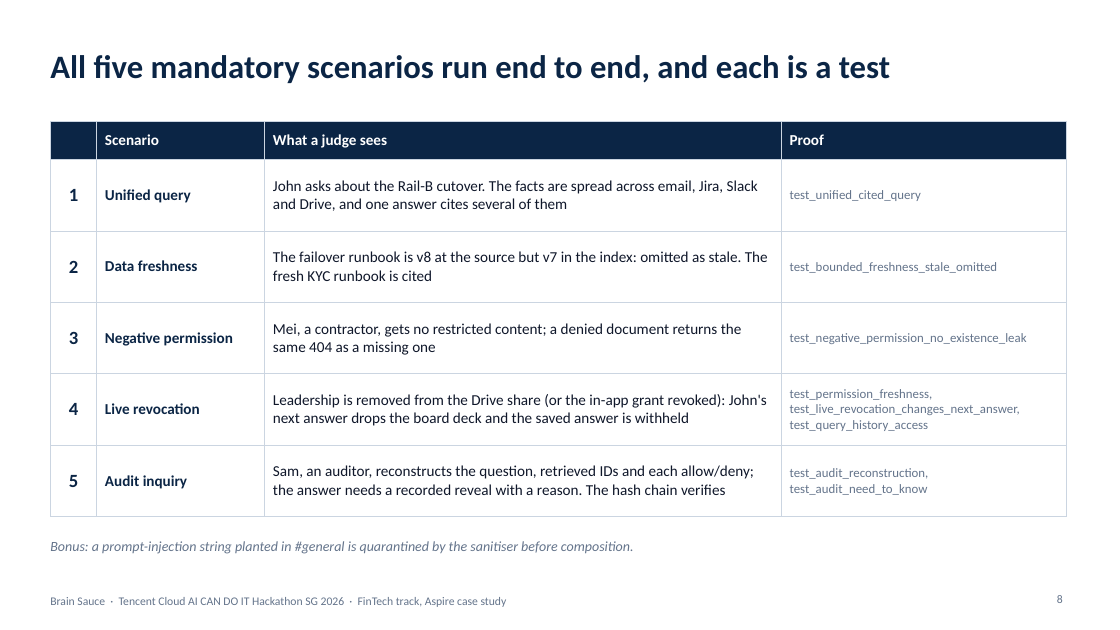
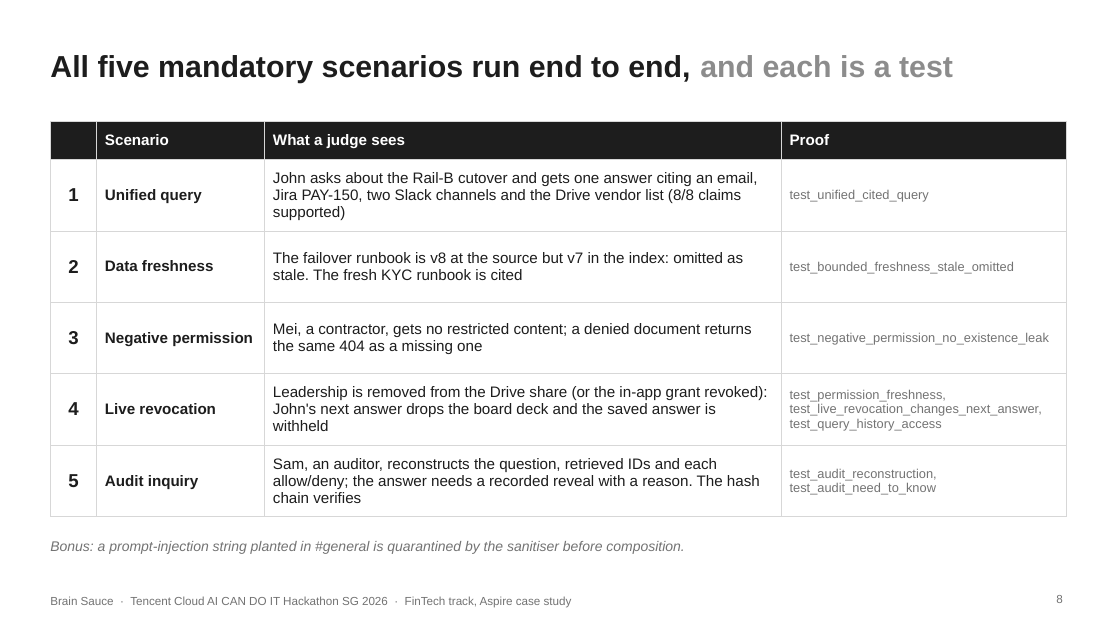
Before and after one commit to pavan2184/tencent-hack, a slide deck: slide 8 of docs/presentations/internal-brain-architecture-submission.pptx. Drawn at 1120x630 pixels with LibreOffice and Linux fonts; fonts in the diff are those of the drawing. Boxes give left, top, right and bottom in pixels: in the first picture for what was removed or moved away, otherwise in the second. Text is boxed around its words. In the diff, an @@ line names an element or a change of style, - is before the commit and + after.

```diff
--- a/docs/presentations/internal-brain-architecture-submission.pptx
+++ b/docs/presentations/internal-brain-architecture-submission.pptx
@@ title "All five mandatory scenarios run ..." at (50, 55, 953, 83): size 28 to 26 pt, font Calibri to Arial; text colour #0B2545 to #1D1D1D in "All five mandatory scenarios run end to ..."; text colour #0B2545 to #8C8C8C in "and each is a test" @@
@@ table at (50, 122, 1067, 507) @@
-row 2, column 3: John asks about the Rail-B cutover. The facts are spread across email, Jira, Slack and Drive, and one answer cites several of them
+row 2, column 3: John asks about the Rail-B cutover and gets one answer citing an email, Jira PAY-150, two Slack channels and the Drive vendor list (8/8 claims supported)
@@ fill #0B2545 to #1D1D1D in row 1 @@
@@ font Calibri to Arial in "Scenario", "What a judge sees", "Proof", "1" and 18 more places @@
@@ text colour #0B2545 to #1D1D1D in "1", "Unified query", "2", "Data freshness" and 6 more places @@
@@ text colour #64748B to #737373 in "test_unified_cited_query", "test_bounded_freshness_stale_omitted", "test_negative_permission_no_existence_leak", "test_permission_freshness, test_live_revocation_changes_next ..." and 1 more places @@
@@ text colour #0F172A to #1D1D1D in "The failover runbook is v8 at the ...", "Mei, a contractor, gets no restricted content; ...", "Leadership is removed from the Drive share ...", "Sam, an auditor, reconstructs the question, retrieved ..." @@
@@ borders changed @@
@@ font Calibri to Arial, text colour #64748B to #737373 in 3 elements at (50, 541, 684, 554), (1056, 595, 1062, 603), (50, 596, 572, 608) @@
```
Also in this commit, not shown: 13 other slides changed, 6 other files.
